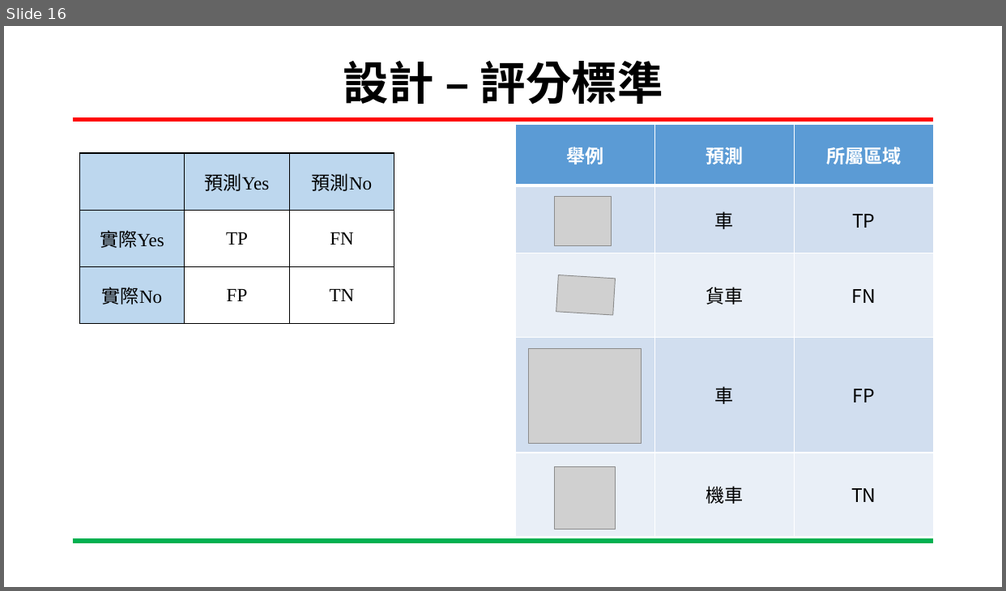
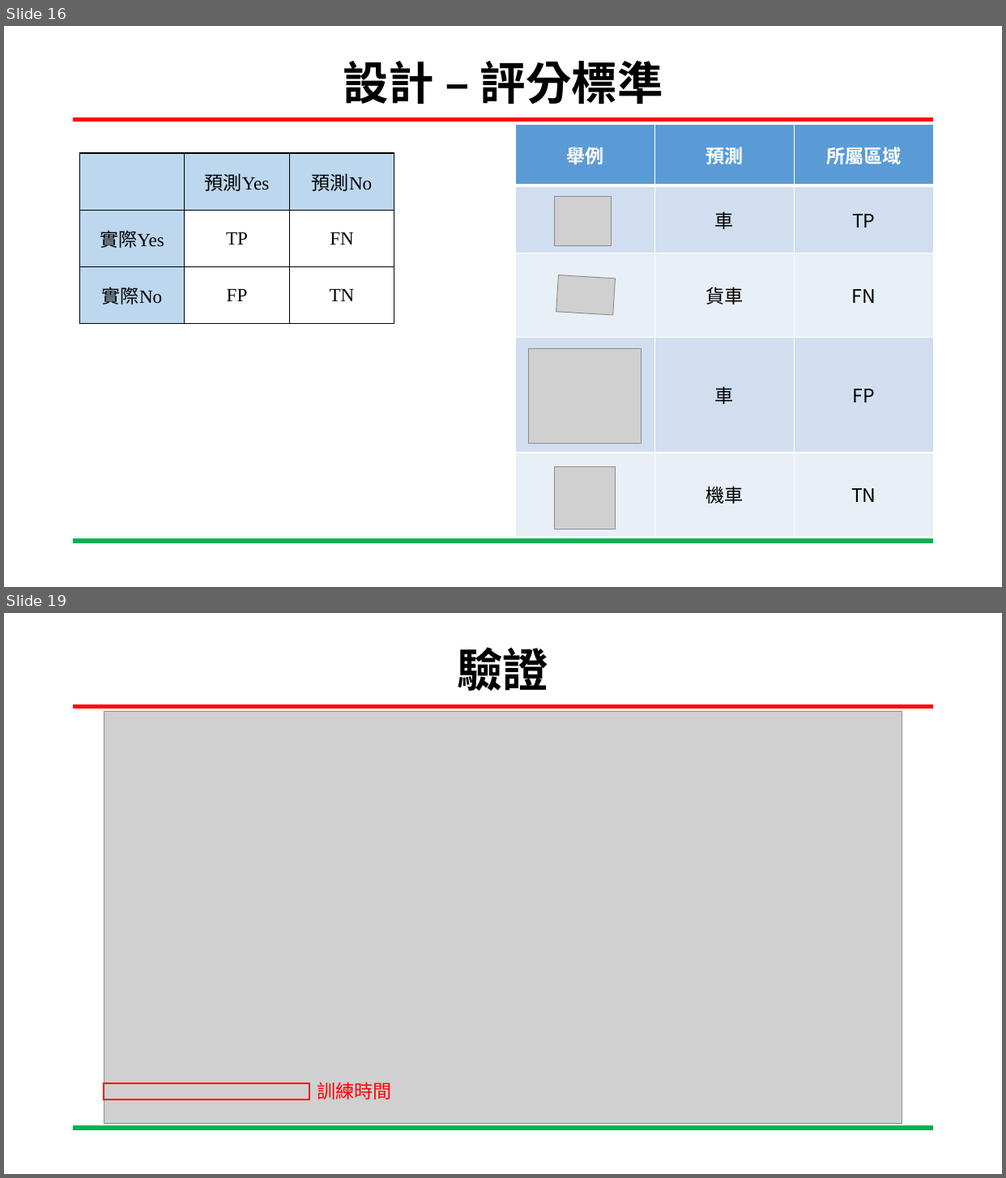
Before and after one commit to YUXING-LEE/image_process, a slide deck: final/基於分散式網路架構訓練階層式分類模型.pptx. Shown one above the other, each under a label of ours: slide 16 before the commit, slides 16 and 19 after it; the slides between them are not shown. The pictures are 1006x591 and 1006x1178 pixels, drawn with LibreOffice and Linux fonts; fonts in the diff are those of the drawing; grey boxes stand for pictures; background and template pictures are left out. Boxes give left, top, right and bottom in pixels: in the first picture for what was removed or moved away, otherwise in the second. Text is boxed around its words. In the diff, an @@ line names an element or a change of style, - is before the commit and + after.

```diff
--- a/final/基於分散式網路架構訓練階層式分類模型.pptx
+++ b/final/基於分散式網路架構訓練階層式分類模型.pptx
@@ slide 19 added at bbox=[4, 613, 1002, 1174], background #FFFFFF; not listed: 2 template elements that a slide beside it also shows @@
@@ title added at bbox=[457, 647, 548, 691], 44 pt, text #000000, bold @@
+驗證
@@ picture added at bbox=[104, 711, 902, 1123] @@
@@ rectangle added at bbox=[104, 1083, 310, 1101], outline #FF0000 1.5 pt @@
@@ text added at bbox=[317, 1082, 391, 1100], 18 pt, text #FF0000 @@
+訓練時間
```
Also in this commit, not shown: 1 slide changed, 5 other slides added, 10 other files.
